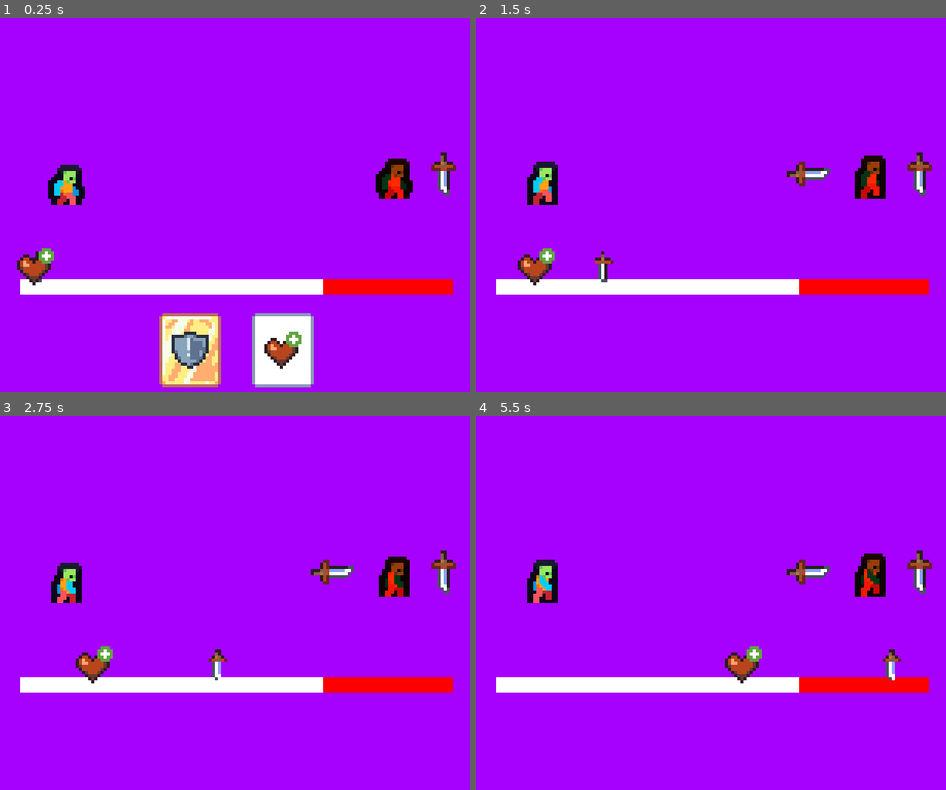
Above: before the commit, frames 1-4 (two rows, left to right).
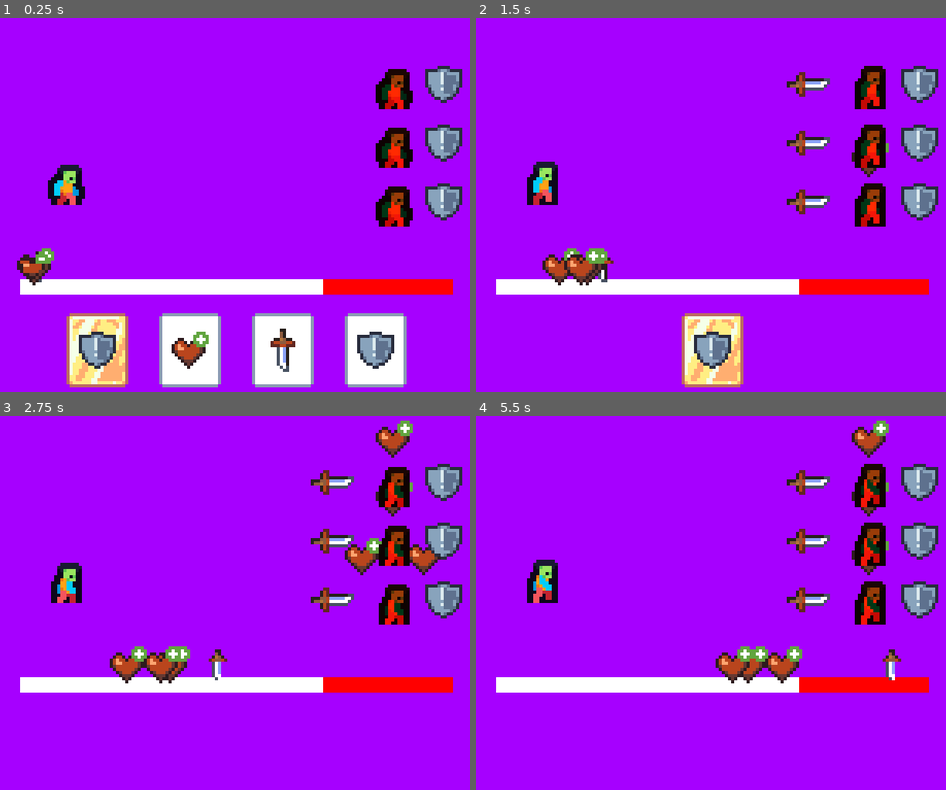
Above: after the commit, the same moments.

Repository: JohnathanRH/GBJAM
Game: Godot game, scene res://screens/main_game.tscn
Two runs of this game, one before a commit and one after it. Both use one fixed random seed, a clock stepped at 60 frames per second and the inputs below.
Inputs:
- Up to frame 1 (0.25 s): no input
- Up to frame 2 (1.5 s): tap Enter (A) at 0.5, 1.35 s; hold D (pad_right) 0.53-1.28 s; hold Enter (A) 0.53-1.28 s; hold S (pad_down) from 1.28 s (still down)
- Up to frame 3 (2.75 s): release S (pad_down) at 2.03 s; hold D (pad_right) from 2.03 s (still down); hold Enter (A) from 2.03 s (still down)
- Up to frame 4 (5.5 s): release D (pad_right) at 2.78 s; release Enter (A) at 2.78 s; hold W (pad_up) 2.78-3.53 s; tap Enter (A) at 2.85, 4.35 s; hold Enter (A) 3.53-4.28 s; hold A (pad_left) 3.53-5.03 s; hold S (pad_down) from 5.03 s (still down); hold Enter (A) from 5.03 s (still down)

The runs differ from the first frame. In frame 1, 12% of the frame differs, in the area x 4-99%, y 12-99%; in frame 2, 9.5%; in frame 3, 8.3%; in frame 4, 7.2%.

Commit message:
Buckshot

Diff:
--- a/wild-west/common/classes/entities.gd
+++ b/wild-west/common/classes/entities.gd
@@ -6,14 +6,17 @@
 
 @export var entity_resource: EntityResource
 var max_hp: float
-var hp: float
+var hp: float:
+	set = set_hp
 var gauge_duration: float = 5.0
 var max_gauge: float = 5.0
+var has_shield: bool
 
 var gauge_filled: float = 0.0
 var under_influence: Dictionary[String, LingeringBullet]
 var vulnerable: bool = false
 var tweener: GaugeTween
+var status_container: StatusContainer
 
 signal set_fill_speed(scale)
 signal damage_received
@@ -21,7 +24,9 @@
 
 func _init() -> void:
 	tweener = GaugeTween.new()
+	status_container = StatusContainer.new()
 	add_child(tweener)
+	add_child(status_container)
 	add_to_group("entities")
 
 func _ready() -> void:
@@ -45,14 +50,19 @@
 	max_gauge = entity_resource.max_gauge
 
 func receive_damage(dam: float) -> void:
-	#print(dam)
-	if vulnerable:
-		#print(dam)
+	if vulnerable and !has_shield:
 		hp -= dam
 		damage_received.emit()
-		var label: FloatUpText =  float_text_scn.instantiate()
-		label.text = str(dam)
-		add_child(label)
+		spawn_text(str(dam))
+
+func receive_piercing_damage(dam: float) -> void:
+	if vulnerable:
+		hp -= dam
+		damage_received.emit()
+		spawn_text(str(dam))
+
+func set_hp(value: float) -> void:
+	hp = value
 	if hp <= 0:
 		dead.emit(self)
 		death()
@@ -62,3 +72,11 @@
 
 func reset_gauge() -> void:
 	tweener.reset_gauge()
+
+func receive_status(status: StatusEffect) -> void:
+	status_container.add_child(status)
+
+func spawn_text(str: String) -> void:
+	var label: FloatUpText = float_text_scn.instantiate()
+	label.text = str
+	add_child(label)
--- a/wild-west/common/classes/status_effect.gd
+++ b/wild-west/common/classes/status_effect.gd
@@ -1,7 +1,7 @@
-extends Node
+extends TextureRect
 class_name StatusEffect
 
-@onready var entity: Entity = get_parent()
+@onready var entity: Entity = $"../../"
 var potency: Variant
 
 func _ready() -> void:
@@ -15,4 +15,5 @@
 func add_duration(duration: float) -> void:
 	var timer = LingerTimer.new(duration)
 	timer.timeout.connect(reverse_effect)
+	timer.timeout.connect(queue_free)
 	add_child(timer)
--- a/wild-west/common/float_up_text/float_up_text.tscn
+++ b/wild-west/common/float_up_text/float_up_text.tscn
@@ -6,7 +6,7 @@
 [node name="FloatUpText" type="Label" unique_id=1455399636]
 offset_right = 12.0
 offset_bottom = 12.0
-theme_override_font_sizes/font_size = 8
+theme_override_font_sizes/font_size = 16
 text = "1.0"
 script = ExtResource("1_77rtt")
 
--- /dev/null
+++ b/wild-west/common/status_container/status_container.gd
@@ -0,0 +1,7 @@
+extends HBoxContainer
+class_name StatusContainer
+
+func _init() -> void:
+	alignment = BoxContainer.ALIGNMENT_CENTER
+	size = Vector2(96, 16)
+	position = Vector2(-48, -22)
--- /dev/null
+++ b/wild-west/common/status_container/status_container.tscn
@@ -0,0 +1,12 @@
+[gd_scene format=3 uid="uid://dr16ikcebexyb"]
+
+[ext_resource type="Script" uid="uid://bn3ehrav3t01o" path="res://common/status_container/status_container.gd" id="1_pshn7"]
+
+[node name="StatusContainer" type="HBoxContainer" unique_id=995683824]
+offset_left = -48.0
+offset_top = -54.0
+offset_right = 48.0
+offset_bottom = -38.0
+theme_override_constants/separation = 0
+alignment = 1
+script = ExtResource("1_pshn7")
--- a/wild-west/entities/enemy/test_yeehaw.tres
+++ b/wild-west/entities/enemy/test_yeehaw.tres
@@ -2,12 +2,12 @@
 
 [ext_resource type="Script" uid="uid://dh7bfboklvbvo" path="res://common/resources/enemy.gd" id="1_7hicu"]
 [ext_resource type="Texture2D" uid="uid://cjcl2srddwsmg" path="res://assets/TESTONLY/symbol_heal.png" id="1_tih4o"]
-[ext_resource type="PackedScene" uid="uid://82xv5ya3eubr" path="res://props/intents/damage/light_damage.tscn" id="2_3egju"]
+[ext_resource type="PackedScene" uid="uid://dflajau3iu10t" path="res://props/intents/block/block_intent.tscn" id="3_3egju"]
 
 [resource]
 script = ExtResource("1_7hicu")
-intents = Array[PackedScene]([ExtResource("2_3egju")])
-gauge_duration = 7.0
+intents = Array[PackedScene]([ExtResource("3_3egju")])
+gauge_duration = 6.5
 safe_segment = 0.7
 gauge_icon = ExtResource("1_tih4o")
 metadata/_custom_type_script = "uid://dh7bfboklvbvo"
--- a/wild-west/entities/player/default.tres
+++ b/wild-west/entities/player/default.tres
@@ -2,12 +2,14 @@
 
 [ext_resource type="PackedScene" uid="uid://cuaul7vq5wh00" path="res://props/bullets/desperado/desperado_regular.tscn" id="1_f25xh"]
 [ext_resource type="PackedScene" uid="uid://on5tcm7rsbvl" path="res://props/bullets/steady_aim/steady_aim_regular.tscn" id="2_g2swm"]
+[ext_resource type="PackedScene" uid="uid://cvnt4mur5gvc2" path="res://props/bullets/piercing_round/piercing_regular.tscn" id="3_dep3k"]
+[ext_resource type="PackedScene" uid="uid://86qyn4h1rpk5" path="res://props/bullets/buckshot/buckshot_regular.tscn" id="4_4rtdq"]
 [ext_resource type="Texture2D" uid="uid://c4nquys7l0ukl" path="res://assets/TESTONLY/symbol_slash.png" id="4_c11tb"]
 [ext_resource type="Script" uid="uid://ccpfjmgwt8haq" path="res://common/resources/player_resource.gd" id="5_pss8w"]
 
 [resource]
 script = ExtResource("5_pss8w")
-bullets = Array[PackedScene]([ExtResource("1_f25xh"), ExtResource("2_g2swm")])
+bullets = Array[PackedScene]([ExtResource("1_f25xh"), ExtResource("2_g2swm"), ExtResource("3_dep3k"), ExtResource("4_4rtdq")])
 gauge_duration = 6.0
 safe_segment = 0.7
 gauge_icon = ExtResource("4_c11tb")
--- a/wild-west/entities/player/enemy_pick_control.gd
+++ b/wild-west/entities/player/enemy_pick_control.gd
@@ -29,7 +29,6 @@
 	var amount = player.selected_bullet.target_amount
 	var arr: Array[Enemy]
 	for i in amount:
-		#print("A")
 		if enemies.is_empty():
 			break
 		if i == 0:
@@ -37,11 +36,12 @@
 			arr.push_back(enemies[pointer])
 		else:
 			var chooser
-			if i % 2 == 0:
-				chooser = pointer + i
-			else:
-				chooser = pointer - i
-			if chooser < 0 or chooser > enemies.size():
+			chooser = pointer + i
+			#if i % 2 == 0:
+				#chooser = pointer + i
+			#else:
+				#chooser = pointer - i
+			if chooser < 0 or chooser >= enemies.size():
 				continue
 			else:
 				enemies[chooser].targeted.emit(true)
--- a/wild-west/project.godot
+++ b/wild-west/project.godot
@@ -35,6 +35,10 @@
 player=""
 enemies=""
 bullets_container=""
+
+[gui]
+
+theme/custom_font="uid://dsth671jeyku2"
 
 [input]
 
--- /dev/null
+++ b/wild-west/props/bullets/buckshot/buckshot_bullet.gd
@@ -0,0 +1,14 @@
+extends Bullet
+class_name BuckshotBullet
+
+@export var damage: float = 1.0
+var slow_effect = preload("res://props/status_effects/slow_gauge/slow_gauge_scene.tscn")
+
+func fire(at: Entity) -> void:
+	at.receive_damage(1)
+
+func manual_fire(at: Entity) -> void:
+	var slow: StatusEffect = slow_effect.instantiate()
+	slow.potency = 0.6
+	slow.add_duration(4.0)
+	at.receive_status(slow)
--- /dev/null
+++ b/wild-west/props/bullets/buckshot/buckshot_regular.tscn
@@ -0,0 +1,10 @@
+[gd_scene format=3 uid="uid://86qyn4h1rpk5"]
+
+[ext_resource type="Script" uid="uid://dbla2oo70yh8b" path="res://props/bullets/buckshot/buckshot_bullet.gd" id="1_atbcd"]
+[ext_resource type="Texture2D" uid="uid://ddn28wfqkanms" path="res://assets/TESTONLY/symbol_shield.png" id="2_dy1ey"]
+
+[node name="BuckshotRegular" type="Node" unique_id=986703346]
+script = ExtResource("1_atbcd")
+icon = ExtResource("2_dy1ey")
+target_amount = 3
+metadata/_custom_type_script = "uid://dbla2oo70yh8b"
--- a/wild-west/props/bullets/damage_bullet/22lr.tres
+++ /dev/null
@@ -1,14 +0,0 @@
-[gd_resource type="Resource" script_class="DamageBullet" format=3 uid="uid://dulgcwk5ykdbo"]
-
-[ext_resource type="PackedScene" uid="uid://dn326kr01lrv2" path="res://props/status_effects/slow_gauge/slow_gauge_scene.tscn" id="1_4a432"]
-[ext_resource type="Script" uid="uid://11p4xq0oh645" path="res://props/bullets/damage_bullet/damage_bullet.gd" id="1_isspl"]
-[ext_resource type="Texture2D" uid="uid://cjcl2srddwsmg" path="res://assets/TESTONLY/symbol_heal.png" id="2_vkpnl"]
-
-[resource]
-script = ExtResource("1_isspl")
-linger_duration = 5.0
-effect_potency = 0.6
-effect_scene = ExtResource("1_4a432")
-icon = ExtResource("2_vkpnl")
-potency = 1.0
-metadata/_custom_type_script = "uid://11p4xq0oh645"
--- a/wild-west/props/bullets/damage_bullet/45magnum.tres
+++ /dev/null
@@ -1,14 +0,0 @@
-[gd_resource type="Resource" script_class="DamageBullet" format=3 uid="uid://cl17as3rpqntr"]
-
-[ext_resource type="Texture2D" uid="uid://ddn28wfqkanms" path="res://assets/TESTONLY/symbol_shield.png" id="1_kq41l"]
-[ext_resource type="Script" uid="uid://11p4xq0oh645" path="res://props/bullets/damage_bullet/damage_bullet.gd" id="1_qcfd5"]
-[ext_resource type="PackedScene" uid="uid://dn326kr01lrv2" path="res://props/status_effects/slow_gauge/slow_gauge_scene.tscn" id="1_yvqgk"]
-
-[resource]
-script = ExtResource("1_qcfd5")
-linger_duration = 2.0
-effect_potency = 0.01
-effect_scene = ExtResource("1_yvqgk")
-icon = ExtResource("1_kq41l")
-potency = 3.0
-metadata/_custom_type_script = "uid://11p4xq0oh645"
--- a/wild-west/props/bullets/damage_bullet/9mm.tres
+++ /dev/null
@@ -1,15 +0,0 @@
-[gd_resource type="Resource" script_class="DamageBullet" format=3 uid="uid://cvjc7kff05eej"]
-
-[ext_resource type="Script" uid="uid://11p4xq0oh645" path="res://props/bullets/damage_bullet/damage_bullet.gd" id="1_8nt1r"]
-[ext_resource type="PackedScene" uid="uid://dn326kr01lrv2" path="res://props/status_effects/slow_gauge/slow_gauge_scene.tscn" id="1_hxxse"]
-[ext_resource type="Texture2D" uid="uid://c4nquys7l0ukl" path="res://assets/TESTONLY/symbol_slash.png" id="1_s31s8"]
-
-[resource]
-script = ExtResource("1_8nt1r")
-linger_duration = 4.0
-effect_potency = 0.4
-effect_scene = ExtResource("1_hxxse")
-icon = ExtResource("1_s31s8")
-potency = 6.0
-target_amount = 2
-metadata/_custom_type_script = "uid://11p4xq0oh645"
--- a/wild-west/props/bullets/damage_bullet/damage_bullet.gd
+++ /dev/null
@@ -1,8 +0,0 @@
-extends LingeringBullet
-class_name DamageBullet
-
-func fire(at: Entity) -> void:
-	at.receive_damage(potency)
-
-func manual_fire(at: Entity) -> void:
-	at.add_child(status_effect())
--- /dev/null
+++ b/wild-west/props/bullets/piercing_round/piercing_bullet.gd
@@ -0,0 +1,13 @@
+extends Bullet
+class_name PiercingRound
+
+@export var damage: float
+
+func fire(at: Entity) -> void:
+	at.receive_piercing_damage(damage)
+
+func manual_fire(at: Entity) -> void:
+	for status in at.status_container.get_children():
+		if status is ShieldedStatus:
+			status.queue_free()
+			break
--- /dev/null
+++ b/wild-west/props/bullets/piercing_round/piercing_regular.tscn
@@ -0,0 +1,10 @@
+[gd_scene format=3 uid="uid://cvnt4mur5gvc2"]
+
+[ext_resource type="Script" uid="uid://dc2dg8ggy5ldq" path="res://props/bullets/piercing_round/piercing_bullet.gd" id="1_xcg40"]
+[ext_resource type="Texture2D" uid="uid://c4nquys7l0ukl" path="res://assets/TESTONLY/symbol_slash.png" id="2_d4do5"]
+
+[node name="PiercingRegular" type="Node" unique_id=1139430393]
+script = ExtResource("1_xcg40")
+damage = 1.0
+icon = ExtResource("2_d4do5")
+metadata/_custom_type_script = "uid://dc2dg8ggy5ldq"
--- a/wild-west/props/bullets/steady_aim/steady_aim.gd
+++ b/wild-west/props/bullets/steady_aim/steady_aim.gd
@@ -17,4 +17,4 @@
 	var slow: StatusEffect = slow_effect.instantiate()
 	slow.potency = 0.3
 	slow.add_duration(2.0)
-	at.add_child(slow)
+	at.receive_status(slow)
--- /dev/null
+++ b/wild-west/props/intents/block/block_intent.gd
@@ -0,0 +1,10 @@
+extends Intent
+class_name BlockIntent
+
+@export var shielded_duration: float
+var shielded_status = preload("res://props/status_effects/shielded/shielded_status_regular.tscn")
+
+func Enter() -> void:
+	var shielded: ShieldedStatus = shielded_status.instantiate()
+	shielded.add_duration(shielded_duration)
+	enemy.receive_status(shielded)
--- /dev/null
+++ b/wild-west/props/intents/block/block_intent.tscn
@@ -0,0 +1,10 @@
+[gd_scene format=3 uid="uid://dflajau3iu10t"]
+
+[ext_resource type="Script" uid="uid://cip872ey7k38d" path="res://props/intents/block/block_intent.gd" id="1_iblis"]
+[ext_resource type="Texture2D" uid="uid://ddn28wfqkanms" path="res://assets/TESTONLY/symbol_shield.png" id="2_5oy6t"]
+
+[node name="BlockIntent" type="Node" unique_id=894466552]
+script = ExtResource("1_iblis")
+shielded_duration = 3.0
+icon = ExtResource("2_5oy6t")
+metadata/_custom_type_script = "uid://cip872ey7k38d"
--- a/wild-west/props/intents/intent.gd
+++ b/wild-west/props/intents/intent.gd
@@ -4,3 +4,4 @@
 
 @export var icon: CompressedTexture2D
 @onready var player: Player = get_tree().get_first_node_in_group("player")
+@onready var enemy: Enemy = $"../../"
--- a/wild-west/props/intents/slow/little.tscn
+++ /dev/null
@@ -1,11 +0,0 @@
-[gd_scene format=3 uid="uid://b283ihsivierj"]
-
-[ext_resource type="Script" uid="uid://bq0b5sv8qql0r" path="res://props/intents/slow/slow_intent.gd" id="1_0eb45"]
-[ext_resource type="Texture2D" uid="uid://ddn28wfqkanms" path="res://assets/TESTONLY/symbol_shield.png" id="2_ux6b3"]
-
-[node name="Little" type="Node" unique_id=1874534237]
-script = ExtResource("1_0eb45")
-speed_scale = 0.6
-duration = 3.0
-icon = ExtResource("2_ux6b3")
-metadata/_custom_type_script = "uid://bq0b5sv8qql0r"
--- a/wild-west/props/intents/slow/slow_intent.gd
+++ b/wild-west/props/intents/slow/slow_intent.gd
@@ -3,11 +3,11 @@
 
 @export var speed_scale: float
 @export var duration: float
-var slow_scn = preload("res://props/bullets/slow_gauge/slow_gauge_scene.tscn")
+var slow_scn = preload("res://props/status_effects/slow_gauge/slow_gauge_scene.tscn")
 
 func Enter() -> void:
 	if player.vulnerable:
 		var slow_effect: StatusEffect = slow_scn.instantiate()
 		slow_effect.potency = speed_scale
 		slow_effect.add_duration(duration)
-		player.add_child(slow_effect)
+		player.receive_status(slow_effect)
--- /dev/null
+++ b/wild-west/props/intents/slow/slow_regular.tscn
@@ -0,0 +1,11 @@
+[gd_scene format=3 uid="uid://b283ihsivierj"]
+
+[ext_resource type="Script" uid="uid://bq0b5sv8qql0r" path="res://props/intents/slow/slow_intent.gd" id="1_246ot"]
+[ext_resource type="Texture2D" uid="uid://ddn28wfqkanms" path="res://assets/TESTONLY/symbol_shield.png" id="2_5dnw0"]
+
+[node name="Little" type="Node" unique_id=1874534237]
+script = ExtResource("1_246ot")
+speed_scale = 0.6
+duration = 3.0
+icon = ExtResource("2_5dnw0")
+metadata/_custom_type_script = "uid://bq0b5sv8qql0r"
--- /dev/null
+++ b/wild-west/props/status_effects/shielded/shielded_status.gd
@@ -0,0 +1,9 @@
+extends StatusEffect
+class_name ShieldedStatus
+
+func _ready() -> void:
+	super._ready()
+	entity.has_shield = true
+
+func reverse_effect() -> void:
+	entity.has_shield = false
--- /dev/null
+++ b/wild-west/props/status_effects/shielded/shielded_status_regular.tscn
@@ -0,0 +1,8 @@
+[gd_scene format=3 uid="uid://du80hlkcejywe"]
+
+[ext_resource type="Script" uid="uid://dv1ct4be5r625" path="res://props/status_effects/shielded/shielded_status.gd" id="1_ubxa2"]
+[ext_resource type="Texture2D" uid="uid://ddn28wfqkanms" path="res://assets/TESTONLY/symbol_shield.png" id="2_vg1vn"]
+
+[node name="ShieldedStatusRegular" type="TextureRect" unique_id=598990162]
+texture = ExtResource("2_vg1vn")
+script = ExtResource("1_ubxa2")
--- a/wild-west/props/status_effects/slow_gauge/slow_gauge_scene.tscn
+++ b/wild-west/props/status_effects/slow_gauge/slow_gauge_scene.tscn
@@ -1,7 +1,9 @@
 [gd_scene format=3 uid="uid://dn326kr01lrv2"]
 
 [ext_resource type="Script" uid="uid://drw6cl7bna8uj" path="res://props/status_effects/slow_gauge/slow_gauge_scene.gd" id="1_6h5n1"]
+[ext_resource type="Texture2D" uid="uid://cjcl2srddwsmg" path="res://assets/TESTONLY/symbol_heal.png" id="2_mf4k4"]
 
-[node name="SlowGaugeScene" type="Node" unique_id=2071422128]
+[node name="SlowGaugeScene" type="TextureRect" unique_id=630291921]
+physics_interpolation_mode = 0
+texture = ExtResource("2_mf4k4")
 script = ExtResource("1_6h5n1")
-metadata/_custom_type_script = "uid://cxb2lxxn5mvk3"
--- a/wild-west/screens/main_game.tscn
+++ b/wild-west/screens/main_game.tscn
@@ -4,9 +4,28 @@
 [ext_resource type="PackedScene" uid="uid://dl5grlf6nqrtr" path="res://common/gauge_bar/gauge_bar.tscn" id="2_hs5nc"]
 [ext_resource type="PackedScene" uid="uid://dnmrl758eac4u" path="res://entities/enemy/enemy.tscn" id="2_phyky"]
 [ext_resource type="Resource" uid="uid://v5wm3ypwcgt" path="res://entities/enemy/test_yeehaw.tres" id="5_f56do"]
+[ext_resource type="Texture2D" uid="uid://cjcl2srddwsmg" path="res://assets/TESTONLY/symbol_heal.png" id="6_bq5v2"]
 [ext_resource type="PackedScene" uid="uid://cqqof33xxdhtc" path="res://props/bullet_container/bullets_container.tscn" id="7_bq5v2"]
+[ext_resource type="PackedScene" uid="uid://dflajau3iu10t" path="res://props/intents/block/block_intent.tscn" id="7_cuh3k"]
+[ext_resource type="Script" uid="uid://dh7bfboklvbvo" path="res://common/resources/enemy.gd" id="8_c6ykn"]
 
 [sub_resource type="PlaceholderTexture2D" id="PlaceholderTexture2D_s1fef"]
+
+[sub_resource type="Resource" id="Resource_pys20"]
+script = ExtResource("8_c6ykn")
+intents = Array[PackedScene]([ExtResource("7_cuh3k")])
+gauge_duration = 7.0
+safe_segment = 0.7
+gauge_icon = ExtResource("6_bq5v2")
+metadata/_custom_type_script = "uid://dh7bfboklvbvo"
+
+[sub_resource type="Resource" id="Resource_q5ngc"]
+script = ExtResource("8_c6ykn")
+intents = Array[PackedScene]([ExtResource("7_cuh3k")])
+gauge_duration = 7.5
+safe_segment = 0.7
+gauge_icon = ExtResource("6_bq5v2")
+metadata/_custom_type_script = "uid://dh7bfboklvbvo"
 
 [node name="MainGame" type="Node2D" unique_id=808725349]
 
@@ -33,5 +52,13 @@
 alignment = 1
 
 [node name="Enemy" parent="." unique_id=465984190 instance=ExtResource("2_phyky")]
-position = Vector2(133, 67)
+position = Vector2(133, 76)
 entity_resource = ExtResource("5_f56do")
+
+[node name="Enemy2" parent="." unique_id=1735802820 instance=ExtResource("2_phyky")]
+position = Vector2(133, 57)
+entity_resource = SubResource("Resource_pys20")
+
+[node name="Enemy3" parent="." unique_id=395739288 instance=ExtResource("2_phyky")]
+position = Vector2(133, 38)
+entity_resource = SubResource("Resource_q5ngc")
Not shown, added: wild-west/common/status_container/status_container.gd.uid
Not shown, added: wild-west/props/bullets/buckshot/buckshot_bullet.gd.uid
Not shown, removed: wild-west/props/bullets/damage_bullet/damage_bullet.gd.uid
Not shown, added: wild-west/props/bullets/piercing_round/piercing_bullet.gd.uid
Not shown, added: wild-west/props/intents/block/block_intent.gd.uid
Not shown, added: wild-west/props/status_effects/shielded/shielded_status.gd.uid
